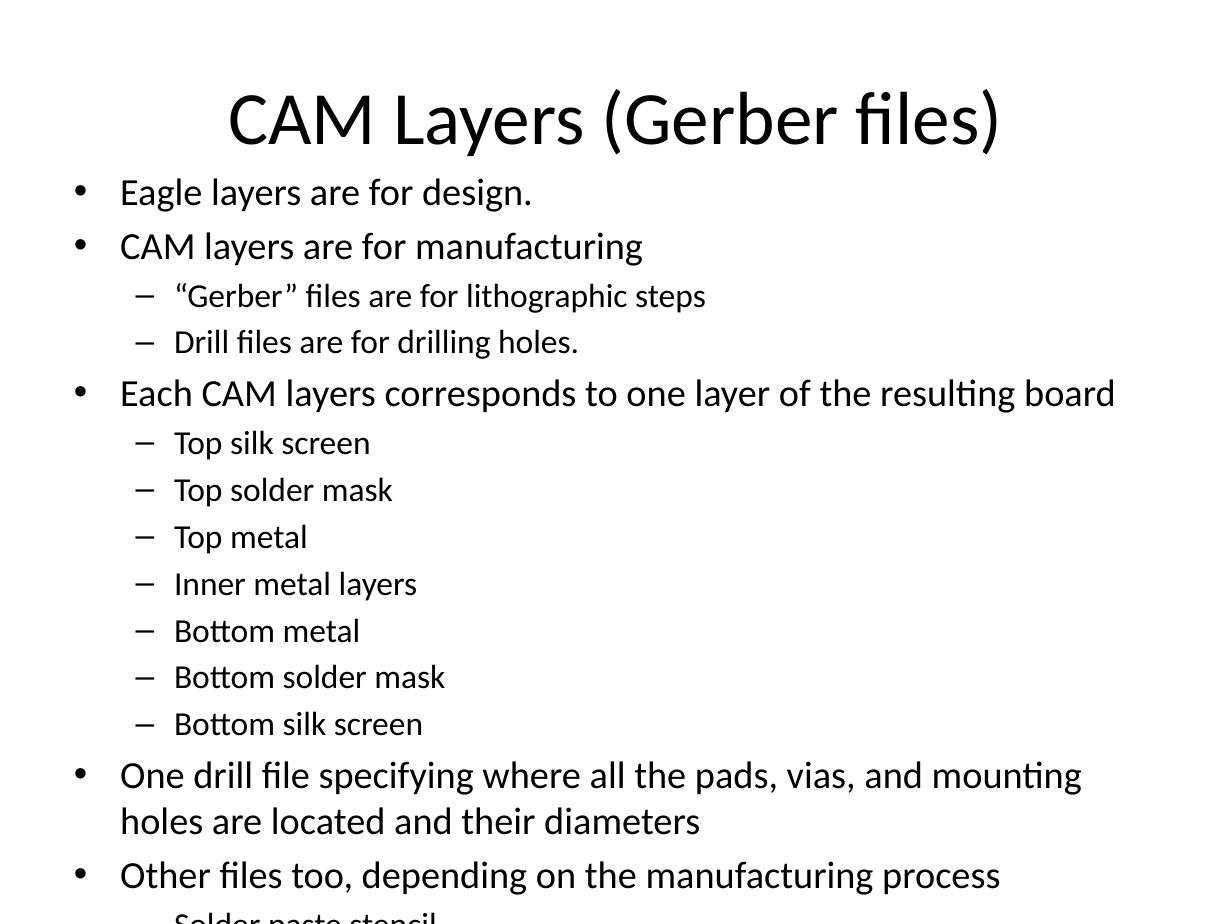
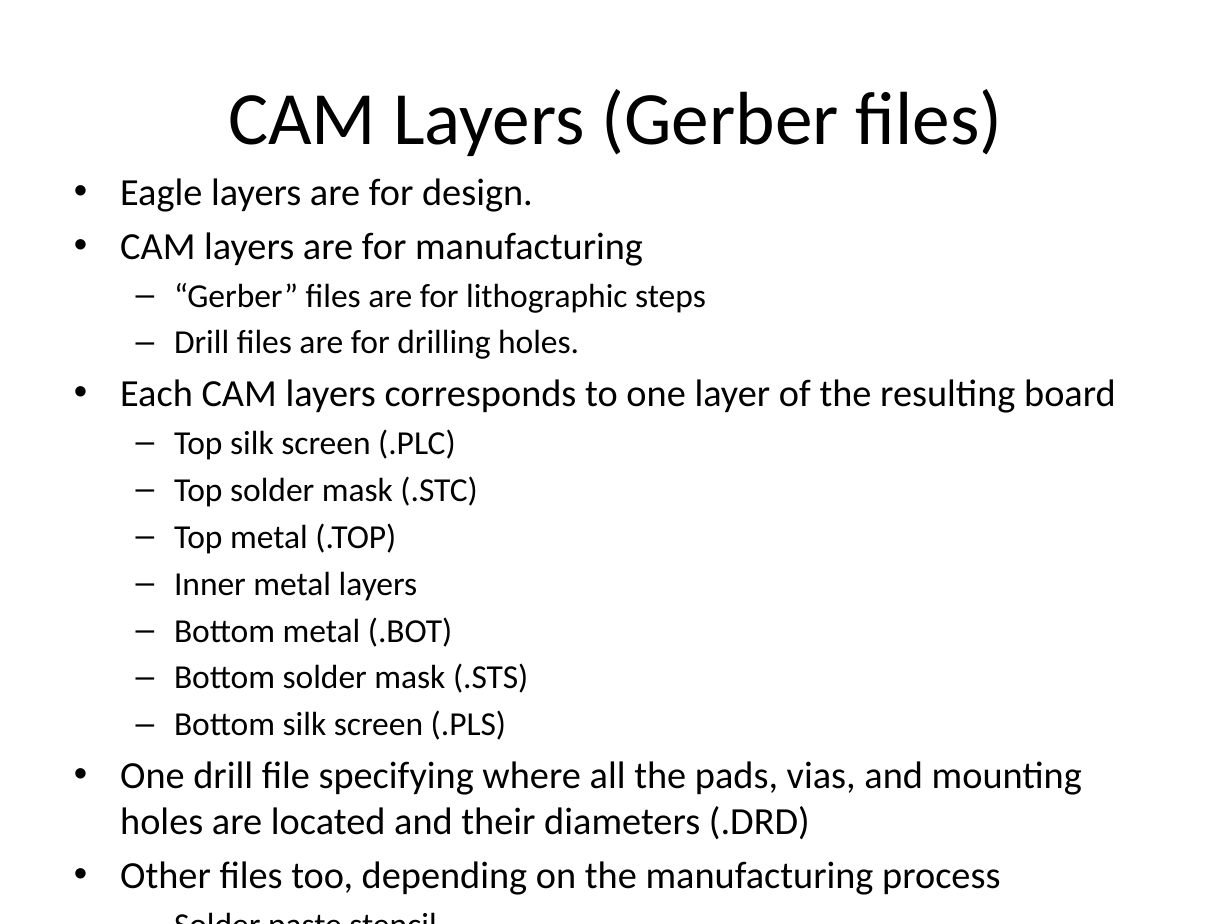
Before and after one commit to NVSL/QuadClass-Resources, a slide deck: slide 24 of Lecture Slides/02-Eagle-Part-1.pptx. Drawn at 1232x924 pixels with LibreOffice and Linux fonts; fonts in the diff are those of the drawing. Boxes give left, top, right and bottom in pixels: in the first picture for what was removed or moved away, otherwise in the second. Text is boxed around its words. In the diff, an @@ line names an element or a change of style, - is before the commit and + after.

Commit message:
updated slides

```diff
--- a/Lecture Slides/02-Eagle-Part-1.pptx
+++ b/Lecture Slides/02-Eagle-Part-1.pptx
@@ text at bbox=[174, 429, 477, 554]: text changed @@
-  – Top silk screen
-  – Top solder mask
-  – Top metal
+  – Top silk screen (.PLC)
+  – Top solder mask (.STC)
+  – Top metal (.TOP)
@@ text at bbox=[120, 617, 1082, 839]: text changed @@
-  – Bottom metal
-  – Bottom solder mask
-  – Bottom silk screen
-• One drill file specifying where all the pads, vias, and mounting holes are located and their diameters
+  – Bottom metal (.BOT)
+  – Bottom solder mask (.STS)
+  – Bottom silk screen (.PLS)
+• One drill file specifying where all the pads, vias, and mounting holes are located and their diameters (.DRD)
```
Also in this commit, not shown: 1 slide added, 1 slide removed, 7 other files.
